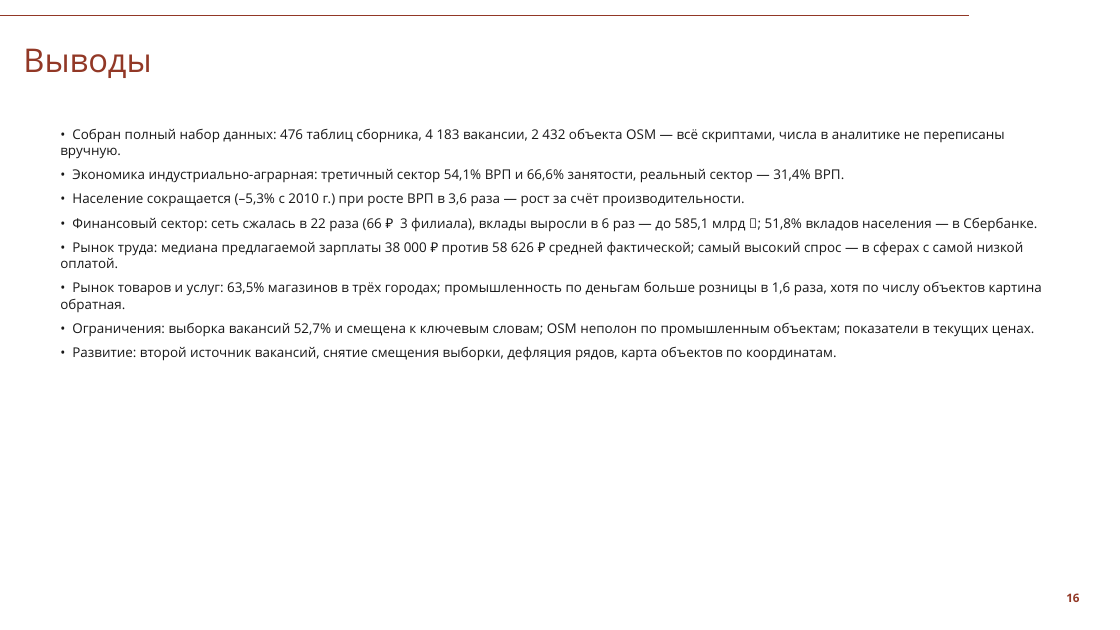
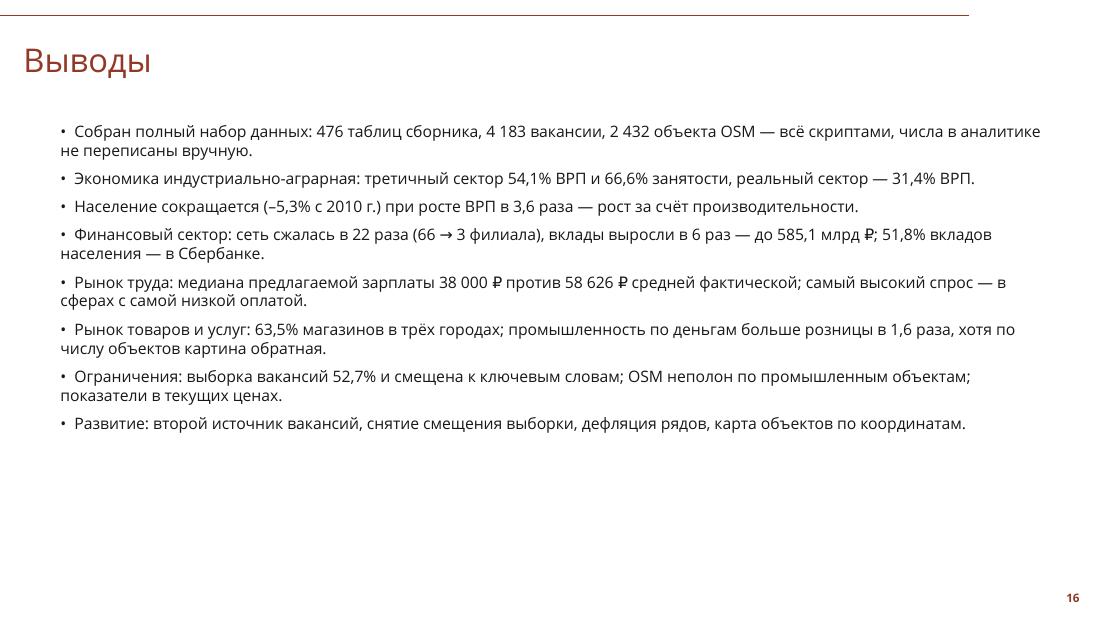
Before and after one commit to Seabas1/Analysis-of-regions, a slide deck: slide 16 of Саратовская_область_презентация_СПбГУ.pptx. Drawn at 1120x630 pixels with LibreOffice and Linux fonts; fonts in the diff are those of the drawing; background and template pictures are left out. Boxes give left, top, right and bottom in pixels: in the first picture for what was removed or moved away, otherwise in the second. Text is boxed around its words. In the diff, an @@ line names an element or a change of style, - is before the commit and + after.

Commit message:
Презентация: шрифты увеличены там, где был запас места
- таблицы: 9-10,5 pt -> 10,5-11,5 pt
- фрагменты кода: 9,5-10,5 -> 10,5-11,5 pt
- списки: 10-11,5 -> 11-12,5 pt; выводы 11,5 -> 13,5 pt
- цифры в плитках KPI: 17-19 -> 18-21 pt
- чекер макета дополнен проверкой переполнения текста в блоке

```diff
--- a/Саратовская_область_презентация_СПбГУ.pptx
+++ b/Саратовская_область_презентация_СПбГУ.pptx
@@ text "• Собран полный набор данных: ..." at (60,125,1041,433): size 11.5 to 13.5 pt; more space between paragraphs @@
```
Also in this commit, not shown: 14 other slides changed, 2 other files.
